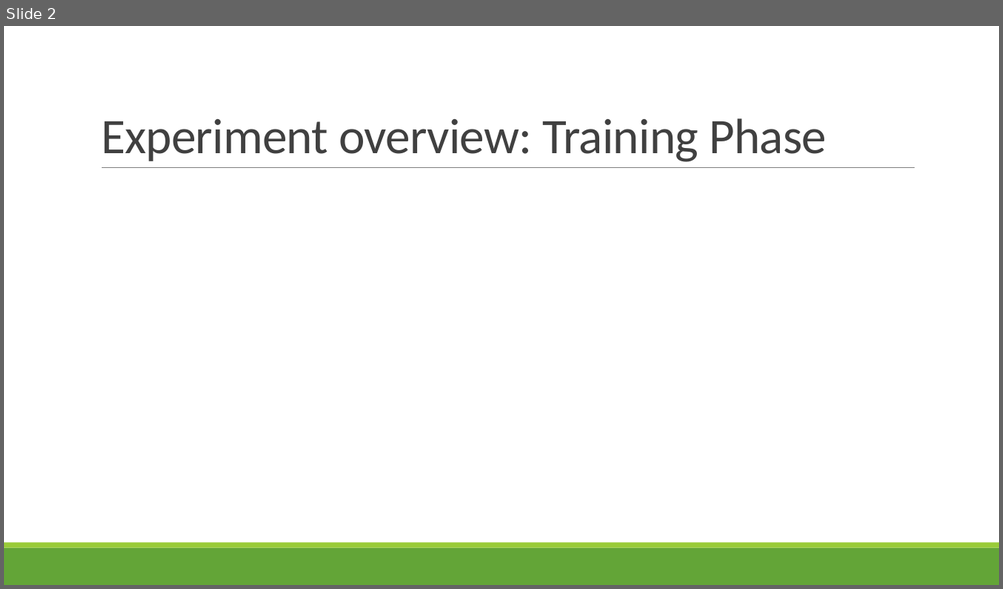
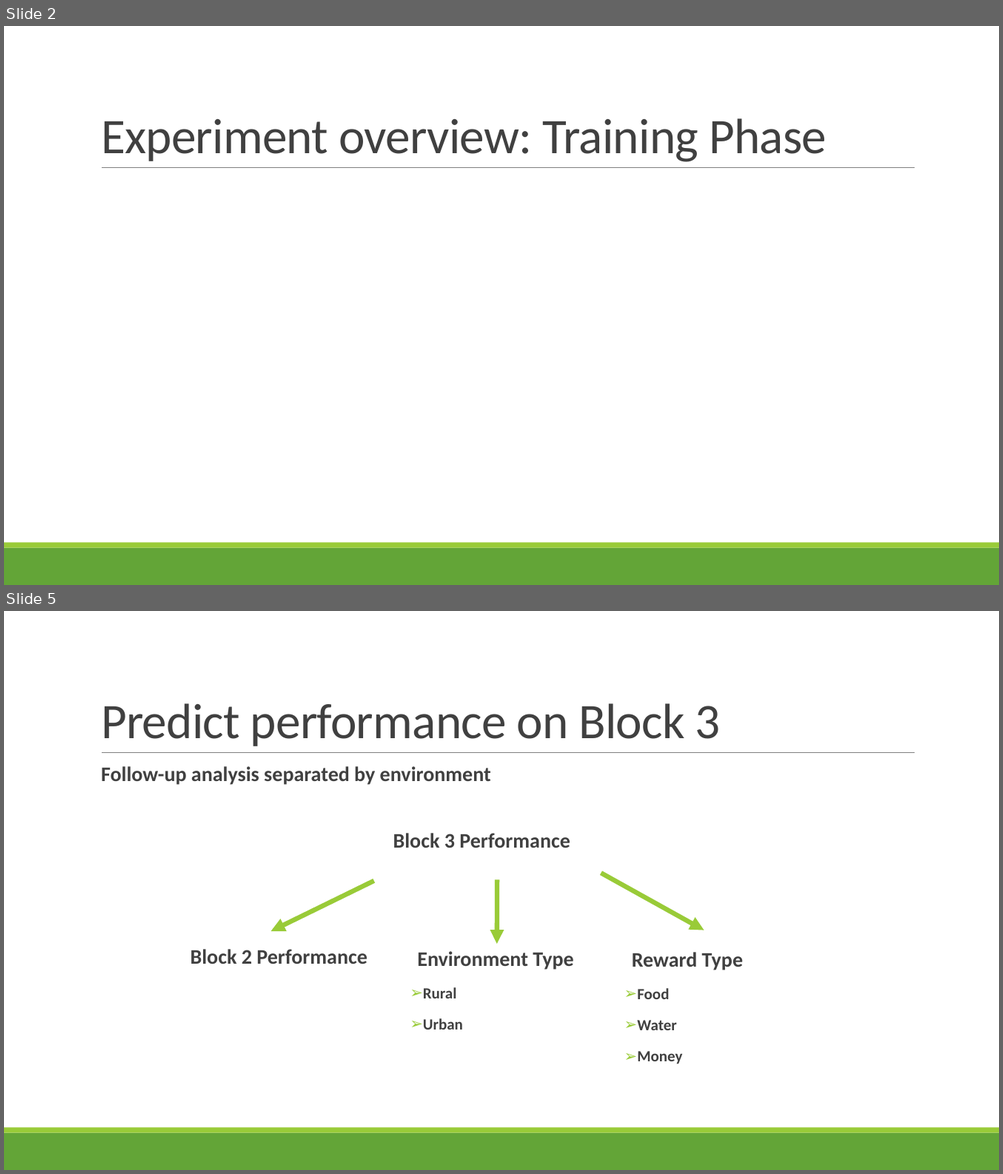
Before and after one commit to psychhack2019/teamsewz_navproject, a slide deck: PsychHack2019_Team SEWZ.pptx. Shown one above the other, each under a label of ours: slide 2 before the commit, slides 2 and 5 after it; the slides between them are not shown. The pictures are 1003x589 and 1003x1174 pixels, drawn with LibreOffice and Linux fonts; fonts in the diff are those of the drawing. Boxes give left, top, right and bottom in pixels: in the first picture for what was removed or moved away, otherwise in the second. Text is boxed around its words. In the diff, an @@ line names an element or a change of style, - is before the commit and + after.

```diff
--- a/PsychHack2019_Team SEWZ.pptx
+++ b/PsychHack2019_Team SEWZ.pptx
@@ slide 5 added at (4,611,999,1170), background #FFFFFF; not listed: 3 template elements that a slide beside it also shows @@
@@ title added at (101,703,720,746), 48 pt, text #404040 @@
+Predict performance on Block 3
@@ text added at (101,766,491,785), 20 pt, text #404040, bold @@
+  Follow-up analysis separated by environment
@@ group added at (190,833,743,1065): 4 texts, 3 arrows @@
+  Block 3 Performance
+  Block 2 Performance
+  Environment Type
+➢ Rural
+➢ Urban
+  Reward Type
+➢ Food
+➢ Water
+➢ Money
```
Also in this commit, not shown: 2 slides changed.
